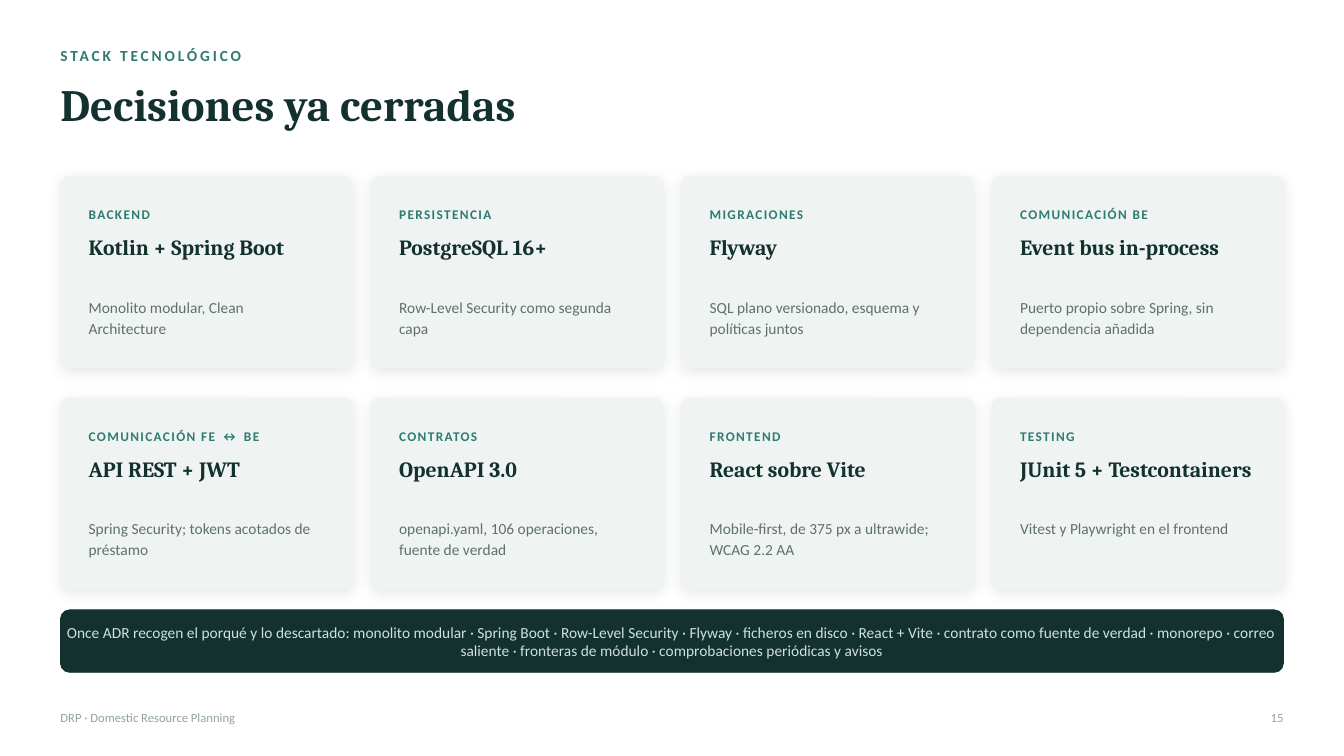
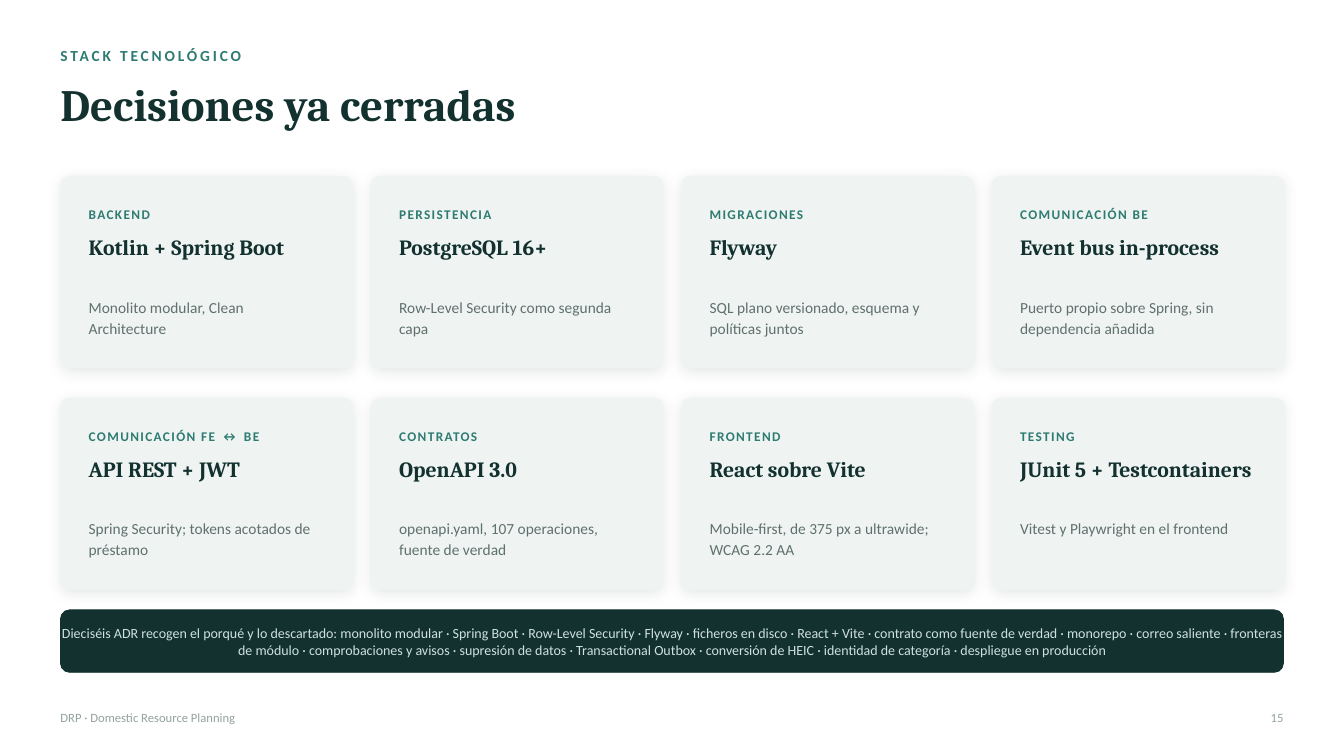
Before and after one commit to kikescribano/domestic_resource_planning, a slide deck: slide 16 of docs/common/marketing/presentations/DRP-resumen.pptx. Drawn at 1344x756 pixels with LibreOffice and Linux fonts; fonts in the diff are those of the drawing. Boxes give left, top, right and bottom in pixels: in the first picture for what was removed or moved away, otherwise in the second. Text is boxed around its words. In the diff, an @@ line names an element or a change of style, - is before the commit and + after.

```diff
--- a/docs/common/marketing/presentations/DRP-resumen.pptx
+++ b/docs/common/marketing/presentations/DRP-resumen.pptx
@@ text at bbox=[399, 523, 598, 555]: text changed @@
-openapi.yaml, 106 operaciones, fuente de verdad
+openapi.yaml, 107 operaciones, fuente de verdad
@@ text at bbox=[62, 628, 1282, 658]: text changed; size 11 to 10 pt @@
-Once ADR recogen el porqué y lo descartado: monolito modular · Spring Boot · Row-Level Security · Flyway · ficheros en disco · React + Vite · contrato como fuente de verdad · monorepo · correo saliente · fronteras de módulo · comprobaciones periódicas y avisos
+Dieciséis ADR recogen el porqué y lo descartado: monolito modular · Spring Boot · Row-Level Security · Flyway · ficheros en disco · React + Vite · contrato como fuente de verdad · monorepo · correo saliente · fronteras de módulo · comprobaciones y avisos · supresión de datos · Transactional Outbox · conversión de HEIC · identidad de categoría · despliegue en producción
```
Also in this commit, not shown: 5 other slides changed, 1 slide added, 18 other files.
